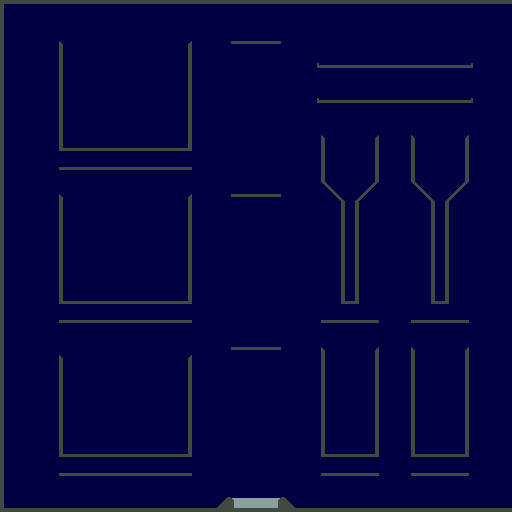
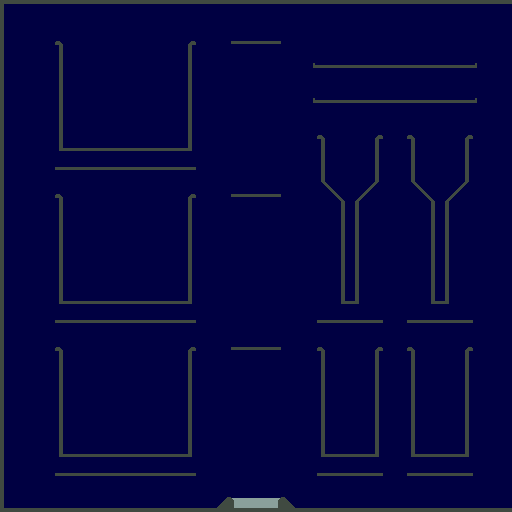
Before/after of a w=512, h=512 layered artwork. What changed in the layer stack:
painted on "svelves copy" over [313, 63, 477, 103]
painted on "bigv copy #1" over [55, 41, 196, 170]
painted on "bigv copy" over [55, 194, 196, 323]
painted on "bigv" over [55, 347, 196, 476]
painted on "filter copy" over [317, 135, 383, 323]
painted on "filter" over [407, 135, 473, 323]
painted on "vat copy #1" over [407, 347, 473, 476]
painted on "vat copy" over [317, 347, 383, 476]
